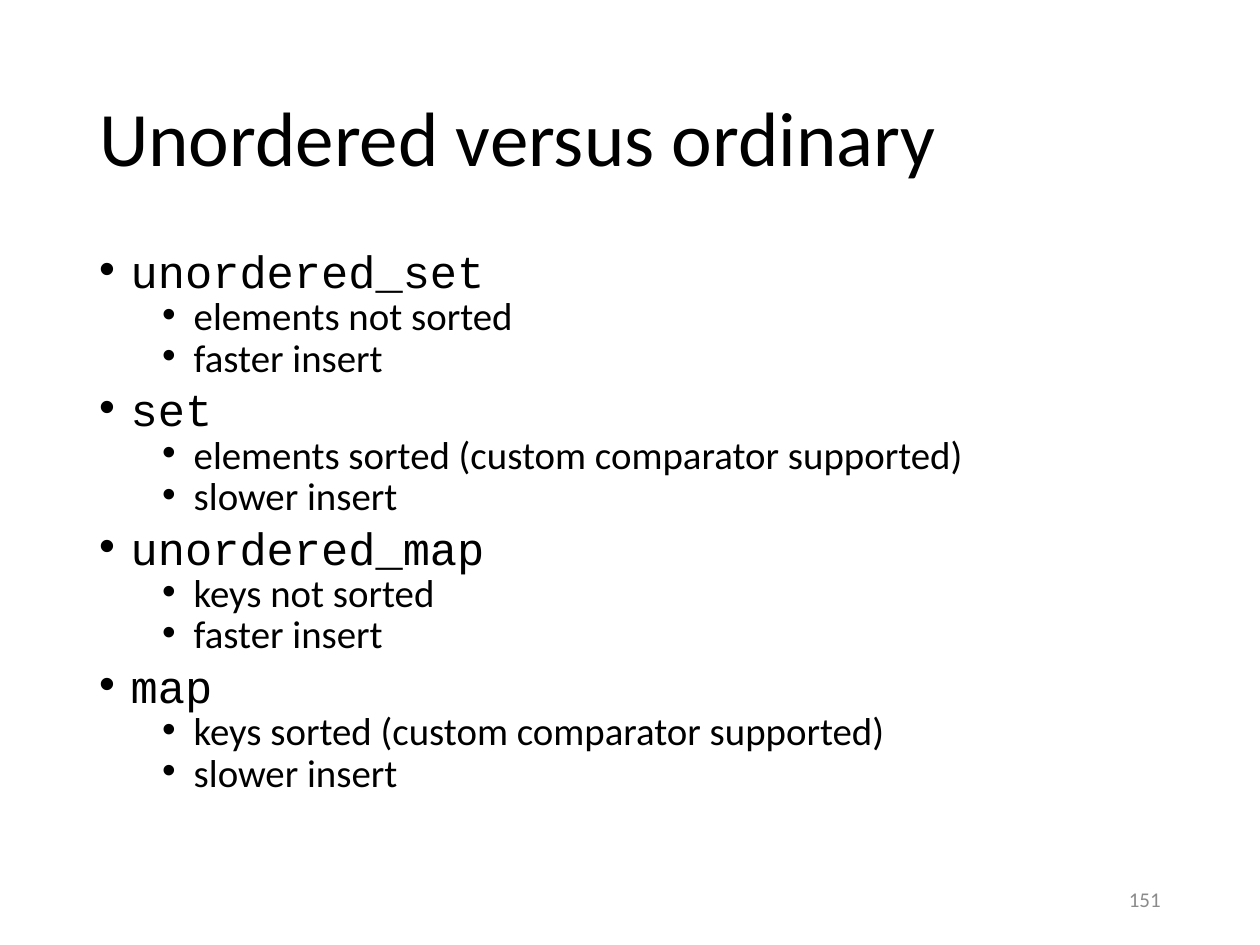
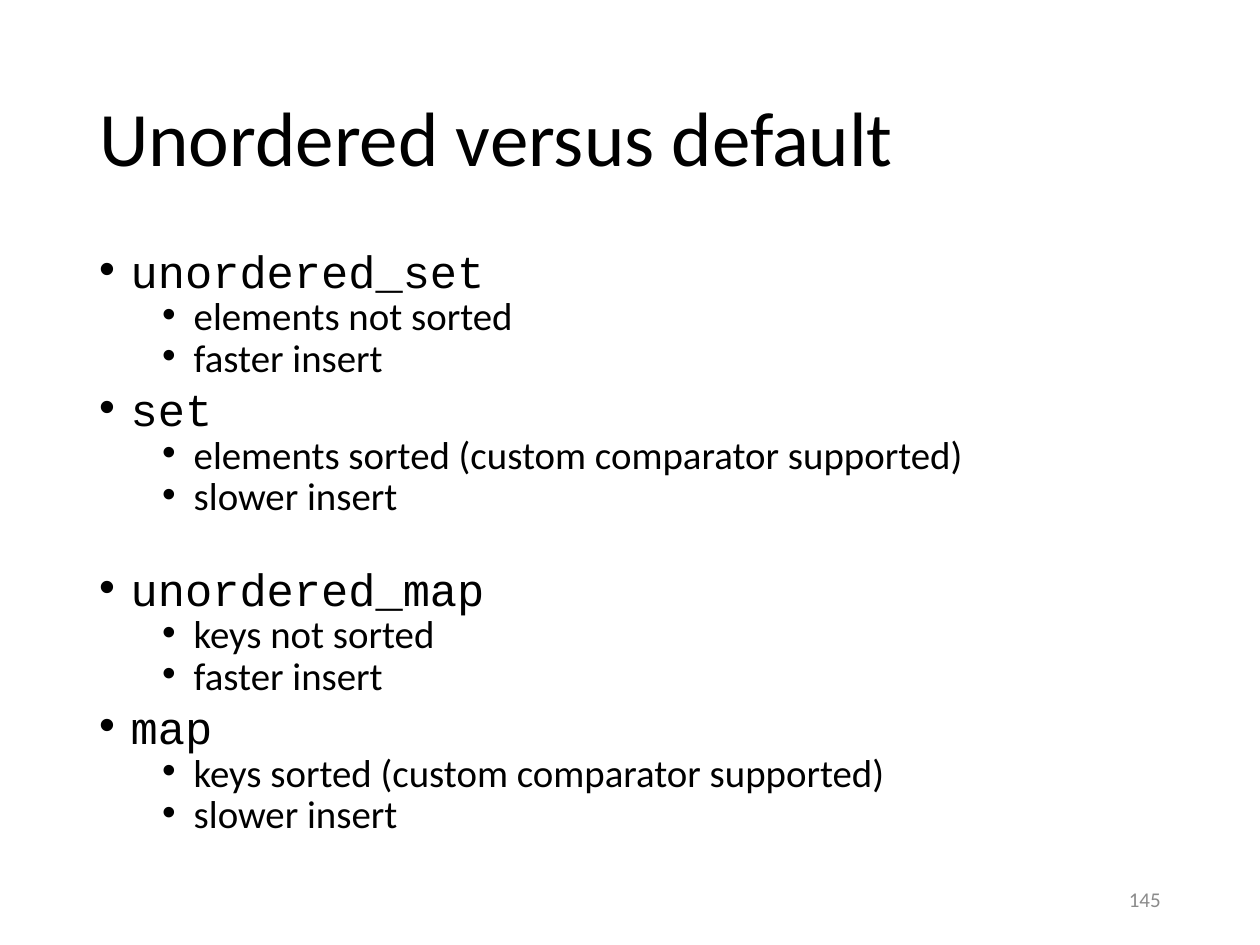
Before and after one commit to gjbex/training-material, a slide deck: slide 145 of CPlusPlus/scientific_cpp.pptx (slide 151 before the commit). Drawn at 1260x945 pixels with LibreOffice and Linux fonts; fonts in the diff are those of the drawing. Boxes give left, top, right and bottom in pixels: in the first picture for what was removed or moved away, otherwise in the second. Text is boxed around its words. In the diff, an @@ line names an element or a change of style, - is before the commit and + after.

```diff
--- a/CPlusPlus/scientific_cpp.pptx
+++ b/CPlusPlus/scientific_cpp.pptx
@@ title at <box>99,112,893,167</box>: text changed @@
-Unordered versus ordinary
+Unordered versus default
@@ text "unordered_set" rewrapped from <box>131,256,962,788</box> to <box>131,256,962,829</box> @@
@@ page number at <box>1129,893,1161,907</box>: text changed @@
-151
+145
```
Also in this commit, not shown: 5 other slides changed, 1 slide added, 11 slides removed.
